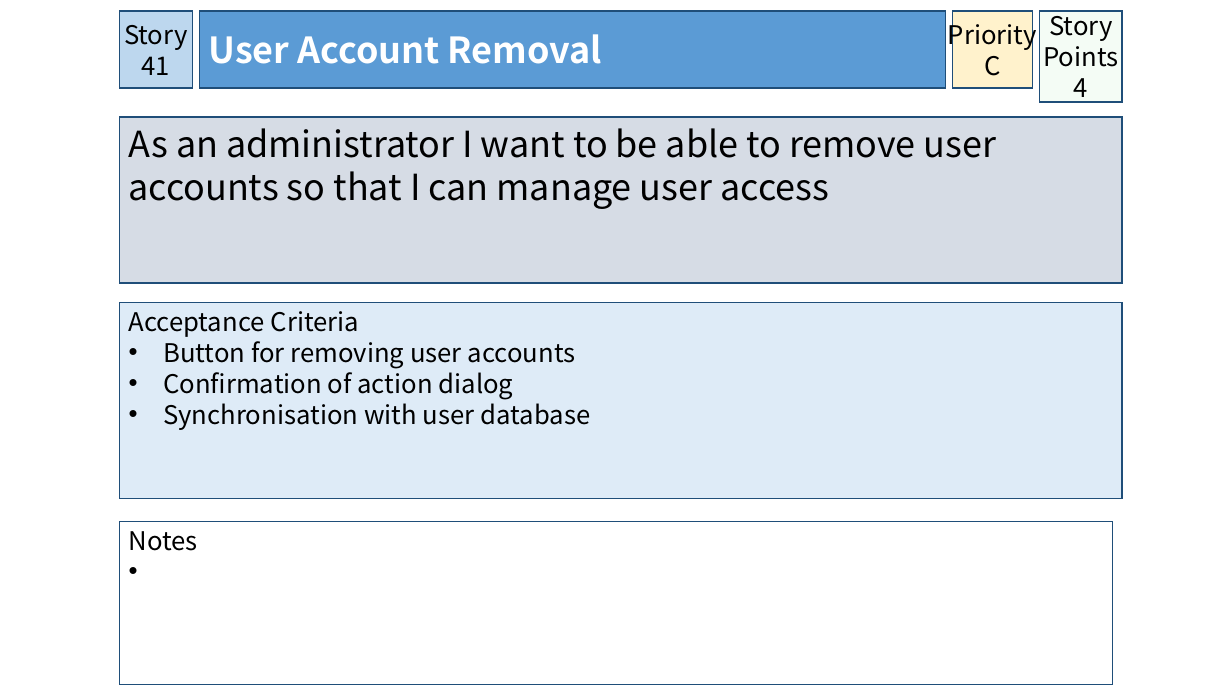
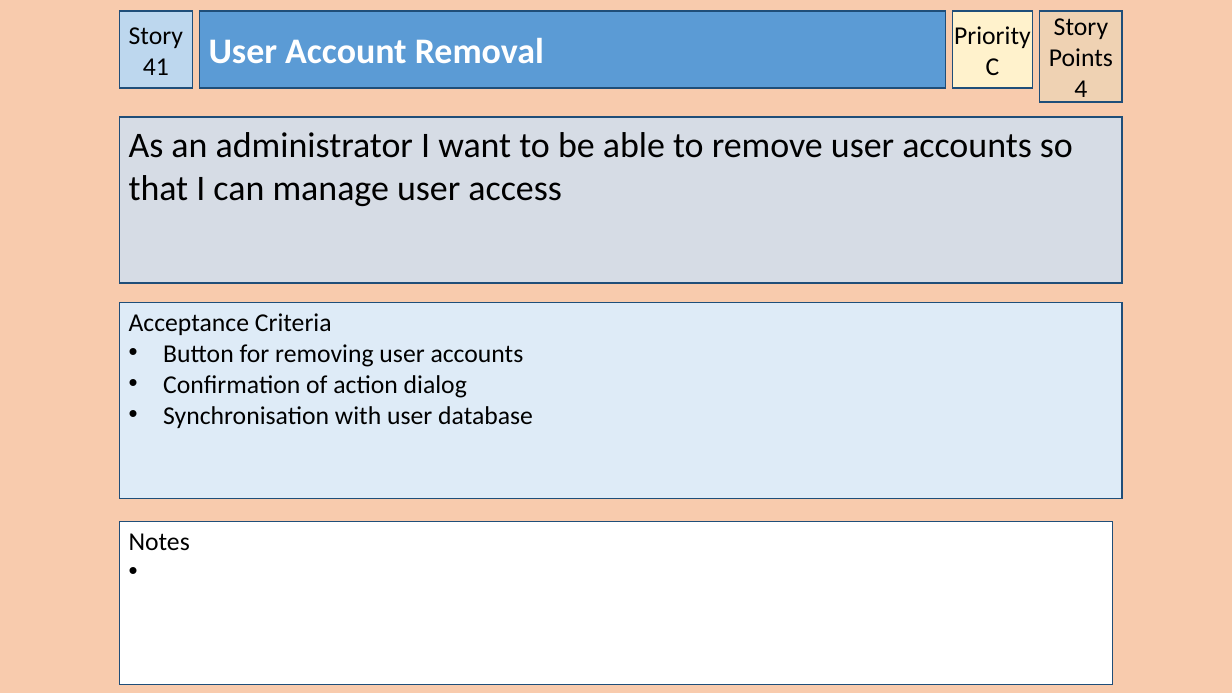
Before and after one commit to owencharters/IFB299, a slide deck: slide 34 of IFB299 - Collaborated User Stories - 2.pptx. Drawn at 1232x693 pixels with LibreOffice and Linux fonts; fonts in the diff are those of the drawing. Boxes give left, top, right and bottom in pixels: in the first picture for what was removed or moved away, otherwise in the second. Text is boxed around its words. In the diff, an @@ line names an element or a change of style, - is before the commit and + after.

```diff
--- a/IFB299 - Collaborated User Stories - 2.pptx
+++ b/IFB299 - Collaborated User Stories - 2.pptx
@@ background #FFFFFF to #F8CBAD @@
@@ font Noto Sans CJK KR to Calibri in 7 elements at <box>119,11,192,88</box>, <box>200,11,945,88</box>, <box>119,117,1122,284</box>, <box>119,302,1122,498</box>, <box>1040,11,1122,102</box>, <box>953,11,1033,88</box>, <box>119,521,1113,685</box> @@
```
Also in this commit, not shown: 35 other slides changed.
